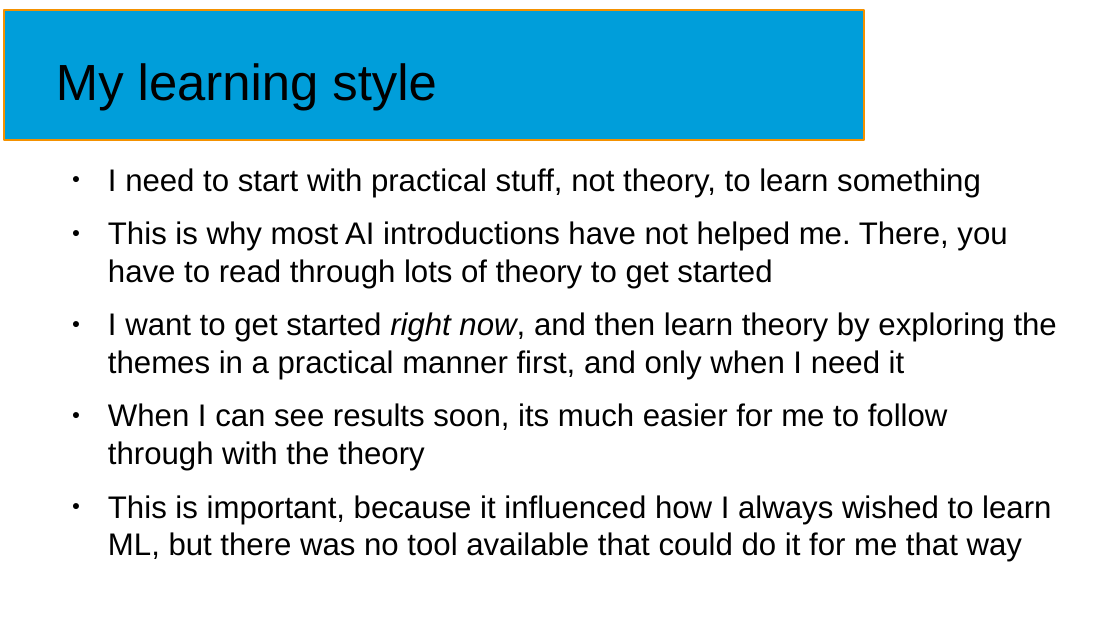
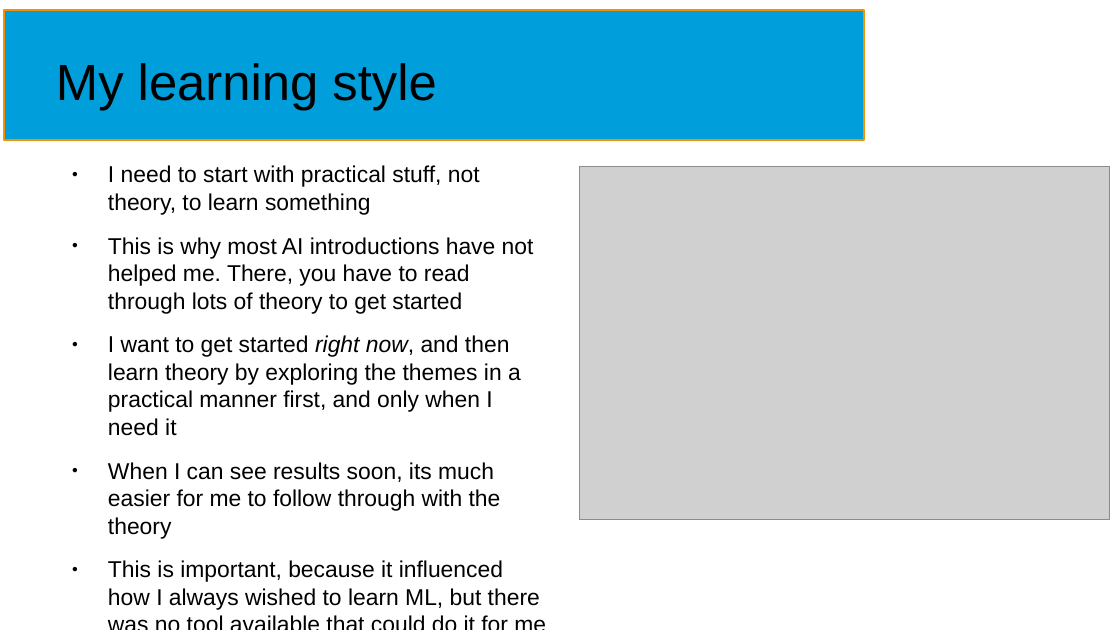
Before and after one commit to NormanTUD/asanAI, a slide deck: slide 3 of manual/asanai.odp. Drawn at 1120x630 pixels with LibreOffice and Linux fonts; fonts in the diff are those of the drawing; grey boxes stand for pictures. Boxes give left, top, right and bottom in pixels: in the first picture for what was removed or moved away, otherwise in the second. Text is boxed around its words. In the diff, an @@ line names an element or a change of style, - is before the commit and + after.

```diff
--- a/manual/asanai.odp
+++ b/manual/asanai.odp
@@ text "I need to start with ..." at (x1=108, y1=165, x2=540, y2=610): size 22.1 to 16.2 pt @@
@@ picture added at (x1=580, y1=167, x2=1111, y2=520) @@
```
Also in this commit, not shown: 17 other slides changed, 6 slides added.
